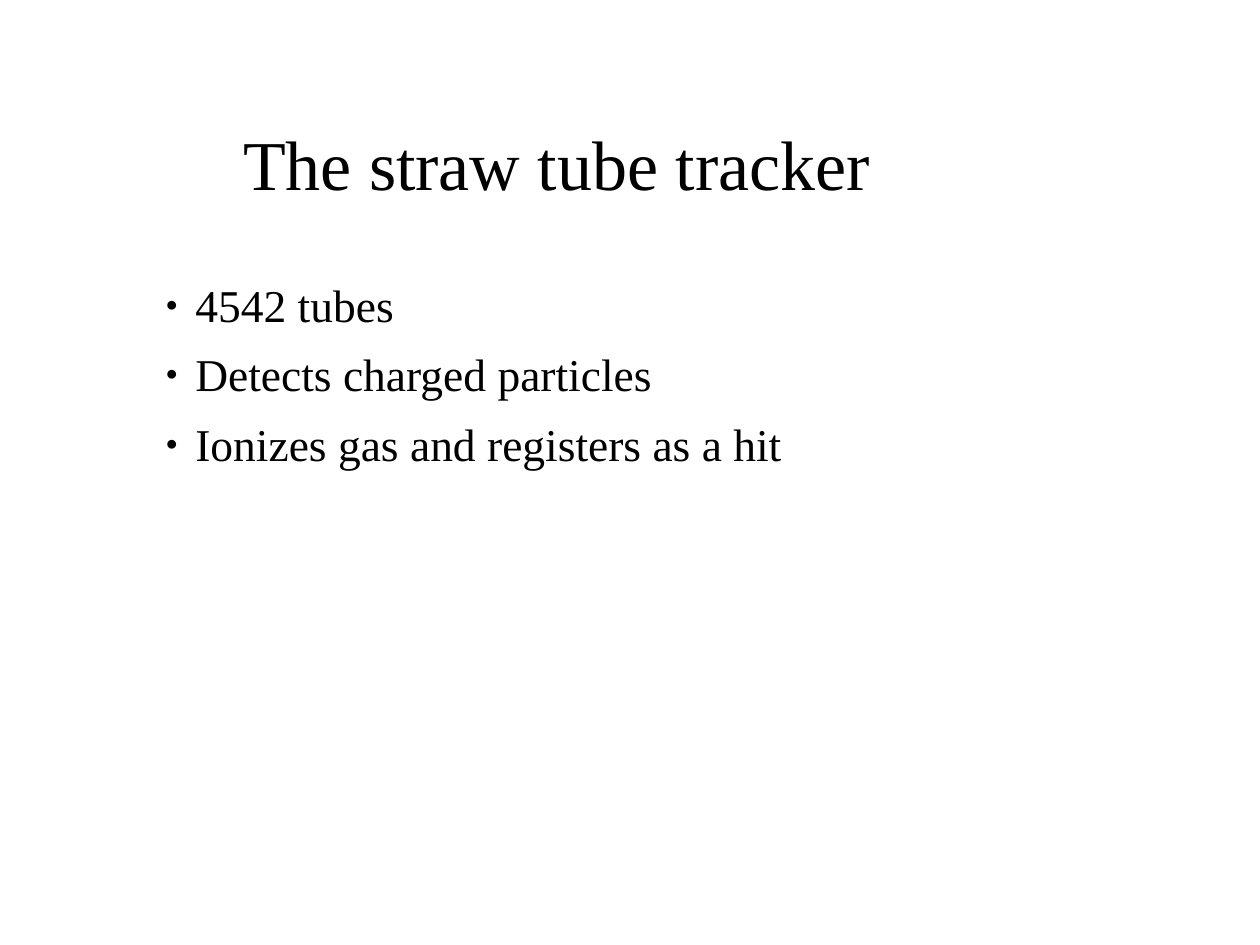
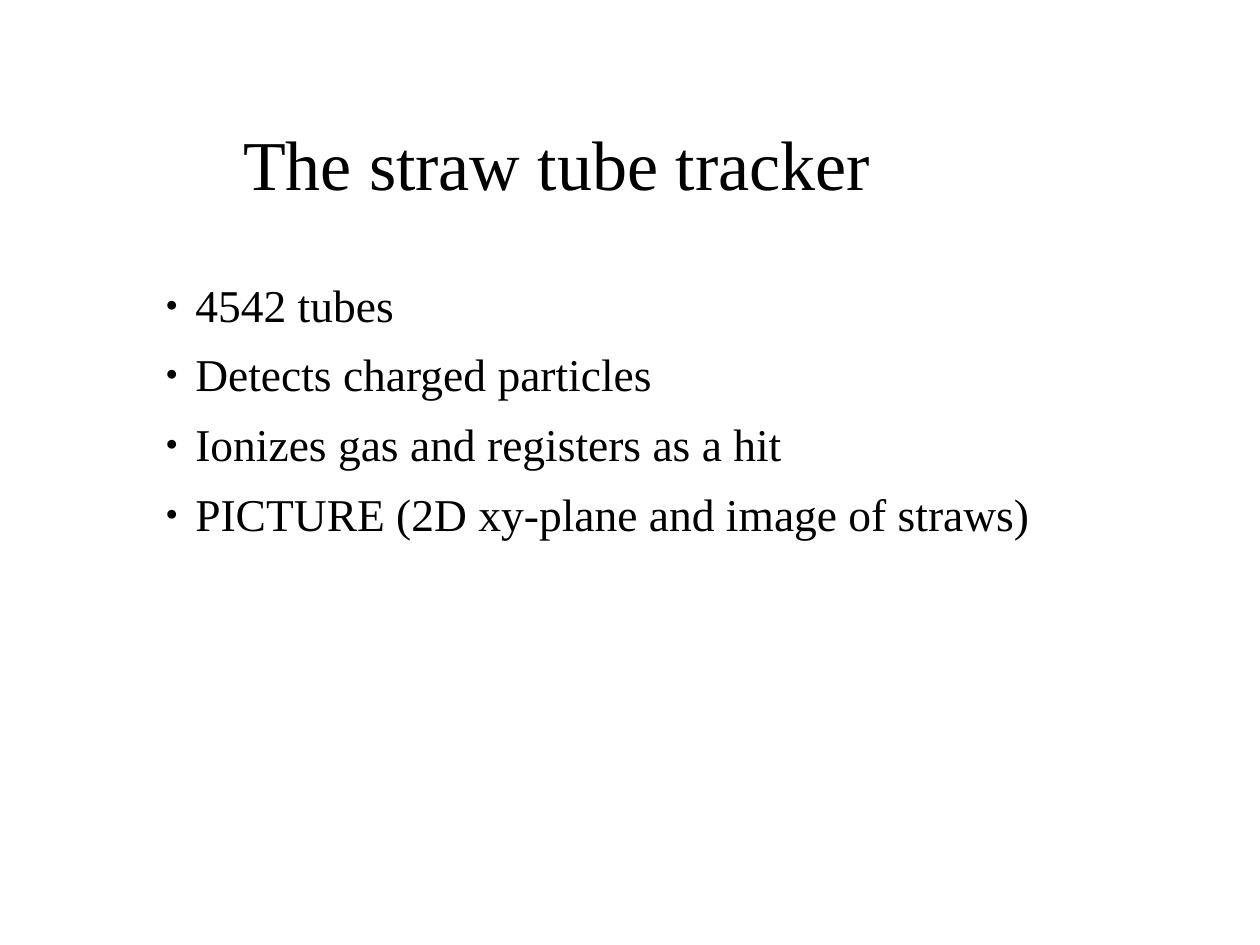
Before and after one commit to aaaaarvi/Projektarbete17, a slide deck: slide 4 of presentation/presentation.odp. Drawn at 1260x945 pixels with LibreOffice and Linux fonts; fonts in the diff are those of the drawing; background and template pictures are left out. Boxes give left, top, right and bottom in pixels: in the first picture for what was removed or moved away, otherwise in the second. Text is boxed around its words. In the diff, an @@ line names an element or a change of style, - is before the commit and + after.

```diff
--- a/presentation/presentation.odp
+++ b/presentation/presentation.odp
@@ text at (195, 499, 1029, 540): paragraph added @@
+● PICTURE (2D xy-plane and image of straws)
```
Also in this commit, not shown: 5 other slides changed, 1 slide added, 1 slide removed.
